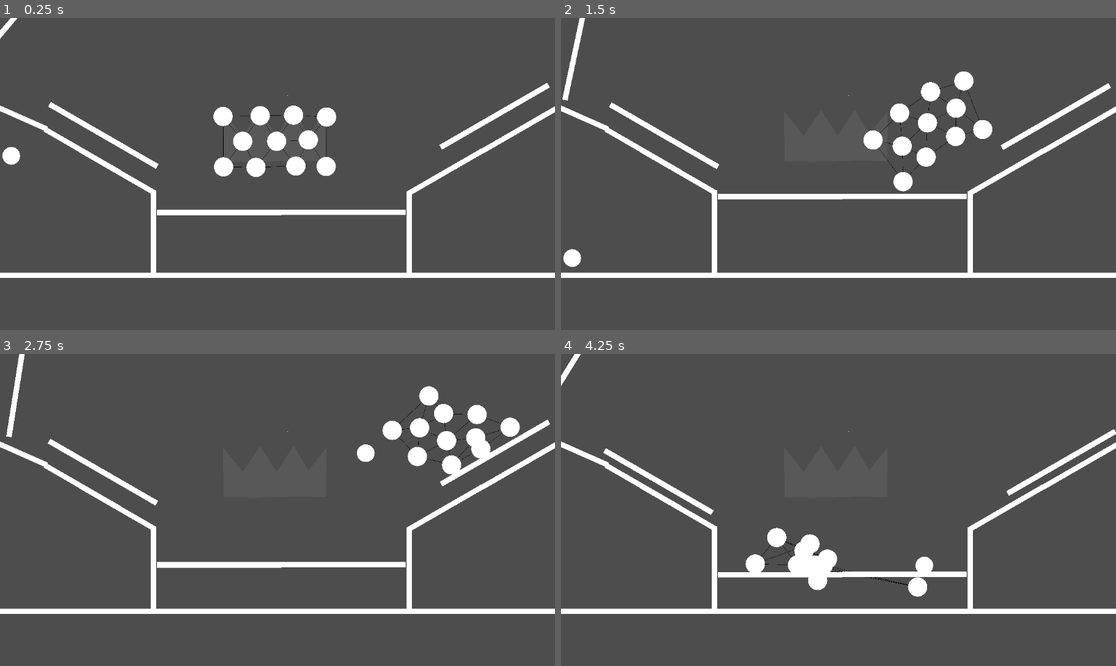
Above: before the commit, frames 1-4 (two rows, left to right).
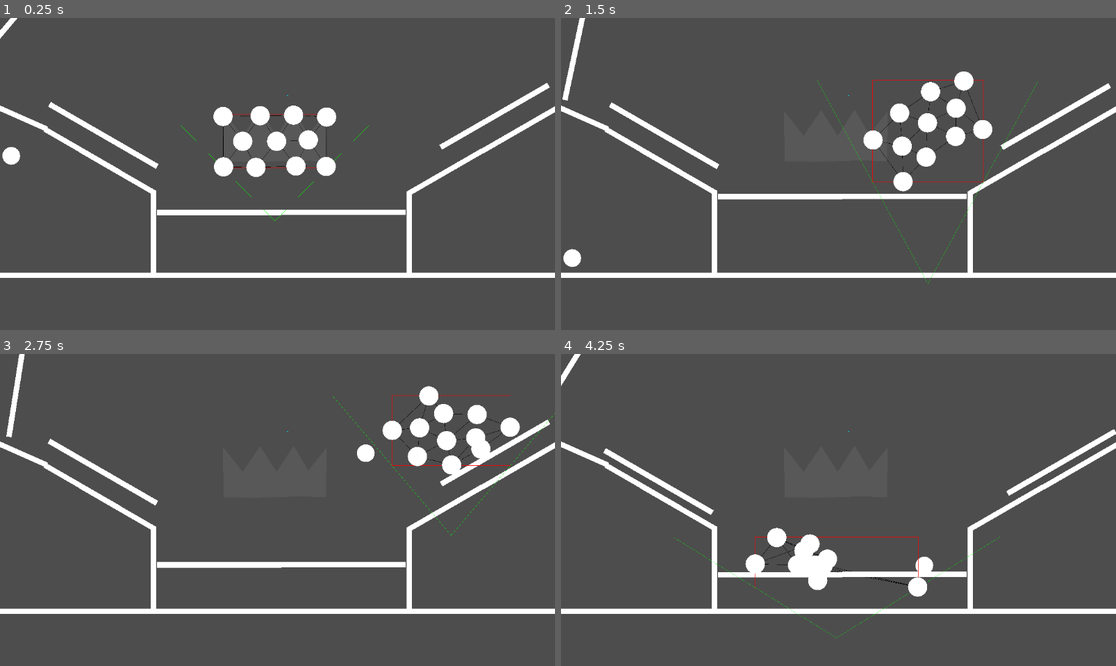
Above: after the commit, the same moments.

Repository: bustedwallstudios/Softbody
Game: Godot game, scene res://scenes/2dWorld.tscn
Two runs of this game, one before a commit and one after it. Both use one fixed random seed, a clock stepped at 60 frames per second and the inputs below.
Inputs (mouse positions are in pixels of both pictures, inside the frame that each line leads up to):
- Up to frame 1 (0.25 s): no input
- Up to frame 2 (1.5 s): tap Enter (enterKey) at 0.5 s; drag from (888, 136) to (894, 105) at 0.52 s; drag from (955, 120) to (810, 236) at 1.27 s
- Up to frame 3 (2.75 s): move the mouse to (366, 435) at 2.02 s; hold Right (ui_right) from 2.03 s (still down); tap 1 (smallBall) at 2.1 s; click (366, 435) at 2.17 s
- Up to frame 4 (4.25 s): release Right (ui_right) at 2.75 s; drag from (1038, 413) to (672, 463) at 2.77 s; drag from (1010, 357) to (866, 510) at 3.52 s

The runs differ from the first frame. In frame 1, 0.1% of the frame differs, in the area x 32-67%, y 30-66%; in frame 2, 0.3%, in the area x 46-86%, y 19-86%; in frame 3, 0.2%; in frame 4, 0.2%.

Commit message:
About to begin converting to Position Based Dynamics

Diff:
--- a/scenes/2dWorld.tscn
+++ b/scenes/2dWorld.tscn
@@ -316,4 +316,4 @@
 polygon = PackedVector2Array(405, 168, 400, 682, 86, 677, -328, 691, -665, 686, -670, 163, -466, 420, -285, 154, -114, 420, 62, 149, 215, 406)
 gravity = 2.0
 stiffness = 11.568
-displayBoundingBox = false
+drawBoundingShapes = true
--- a/scenes/PBDBody.tscn
+++ b/scenes/PBDBody.tscn
@@ -10,7 +10,6 @@
 script = ExtResource("1_8525b")
 physicsPointScene = ExtResource("2_7ib2i")
 physicsSpringScene = ExtResource("3_o1ckx")
-displayBoundingBox = true
 metadata/_edit_horizontal_guides_ = [50.0, -50.0]
 metadata/_edit_vertical_guides_ = [50.0, -50.0]
 
--- a/script/softbody/pbd/pbdBody.gd
+++ b/script/softbody/pbd/pbdBody.gd
@@ -22,14 +22,15 @@
 # Show the lines representing the spring constraints
 @export var showLines = true
 
-@export var displayBoundingBox:bool = false
-
-var allParticles:Array = []
+@export var drawBoundingShapes:bool = false
+
+var allParticles:Array = [] # The physicsbody particle nodes
+var allPoints:Array    = [] # The positions of those nodes
 
 var constraintsList:Array = []
 
 func _ready():
-	var triangulation = await delaunayTriangulation(self.polygon)
+	var triangulation = delaunayTriangulation(self.polygon)
 	var edges         = getAllEdgesFrom(triangulation)
 	var points        = self.polygon
 
@@ -37,12 +38,10 @@
 		var physicsPoint = physicsPointScene.instantiate()
 
 		physicsPoint.gravity_scale = gravity
-
 
 		# Scale the point size and marker size appropriately
 		physicsPoint.get_node("Hitbox").shape.radius = pointRadius
 		physicsPoint.get_node("Marker").scale = Vector2(pointRadius/10, pointRadius/10) # /10 because it is already 10 pixels across
-
 
 		physicsPoint.position = pos
 
@@ -57,52 +56,22 @@
 		var p2 = getParticleNodeAt(edge[1])
 		createSpring(p1, p2)
 
-	if not displayBoundingBox:
+	if not drawBoundingShapes:
 		$BoundingBoxLine.clear_points()
 		$BoundingBoxLine.hide()
 
 		$SuperTriangleLine.clear_points()
 		$SuperTriangleLine.hide()
 
-func addPointExceptions():
-	for point in allParticles:
-		for point2 in allParticles:
-			point.add_collision_exception_with(point2)
-
-func getParticleNodeAt(pos:Vector2):
-	for pointNode in allParticles:
-		if pointNode.position == pos:
-			return pointNode
-
-	print("ERROR: Could not find point node at position ", pos)
-	return null
-
-func createSpring(pA, pB):
-
-	# Create a new spring and add it as a child
-	var spring = physicsSpringScene.instantiate()
-
-	# Connect the spring to this node and the target node, so that it keeps them apart.
-	spring.PointA = pA.get_path()
-	spring.PointB = pB.get_path()
-
-	var thisSpringLength = (pA.position - pB.position).length()
-
-	# Set the physical properties of the spring
-	spring.restLength         = thisSpringLength
-	spring.originalRestLength = thisSpringLength
-	spring.stiffness          = stiffness
-	spring.dampingFactor      = stiffness
-	spring.plasticity         = plasticity
-	spring.memory             = memory
-
-	# This will not display the lines connecting the points where the springs are.
-	spring.hideLine = !showLines
-
-	add_child(spring)
-
-#func _physics_process(Δt):
-#
+func _physics_process(Δt):
+	# Display the bounding box and triangle
+	if drawBoundingShapes:
+		allPoints = []
+		for i in allParticles:
+			allPoints.append(i.position)
+		var box = getBoundingBox(allPoints)
+		var tri = getSuperTriangle(box)
+
 #	var Δts = Δt/substeps
 #
 #	# Calculate for each substep
@@ -115,6 +84,43 @@
 #
 #		for
 
+func addPointExceptions():
+	for point in allParticles:
+		for point2 in allParticles:
+			point.add_collision_exception_with(point2)
+
+func getParticleNodeAt(pos:Vector2):
+	for pointNode in allParticles:
+		if pointNode.position == pos:
+			return pointNode
+
+	print("ERROR: Could not find point node at position ", pos)
+	return null
+
+func createSpring(pA, pB):
+
+	# Create a new spring and add it as a child
+	var spring = physicsSpringScene.instantiate()
+
+	# Connect the spring to this node and the target node, so that it keeps them apart.
+	spring.PointA = pA.get_path()
+	spring.PointB = pB.get_path()
+
+	var thisSpringLength = (pA.position - pB.position).length()
+
+	# Set the physical properties of the spring
+	spring.restLength         = thisSpringLength
+	spring.originalRestLength = thisSpringLength
+	spring.stiffness          = stiffness
+	spring.dampingFactor      = stiffness
+	spring.plasticity         = plasticity
+	spring.memory             = memory
+
+	# This will not display the lines connecting the points where the springs are.
+	spring.hideLine = !showLines
+
+	add_child(spring)
+
 func delaunayTriangulation(points:PackedVector2Array) -> Array:
 	# The list of current triangles that are inside the polygon. Starts at zero,
 	# and triangles are added and removed over the course of this algorithm.
@@ -373,7 +379,7 @@
 
 	var boundingBox:Rect2 = Rect2(minX, minY, w, h)
 
-	if displayBoundingBox: showBoundingBox(boundingBox)
+	if drawBoundingShapes: drawBoundingBox(boundingBox)
 
 	#print("Area of bounding box: ", w*h)
 
@@ -389,7 +395,7 @@
 
 	var superTriangle:Array = [p1, p2, p3]
 
-	if displayBoundingBox: showSuperTriangle(superTriangle)
+	if drawBoundingShapes: drawSuperTriangle(superTriangle)
 
 	#print("Area of super triangle: ", calculateTriangleArea(p1, p2, p3))
 
@@ -410,7 +416,7 @@
 
 	return (b.x - a.x) * (c.y - a.y) - (c.x - a.x) * (b.y - a.y) > 0
 
-func showBoundingBox(box:Rect2):
+func drawBoundingBox(box:Rect2):
 	$BoundingBoxLine.clear_points()
 
 	$BoundingBoxLine.add_point(box.position)
@@ -419,7 +425,7 @@
 	$BoundingBoxLine.add_point(box.position + Vector2(0, box.size.y))
 	$BoundingBoxLine.add_point(box.position)
 
-func showSuperTriangle(tri:Array):
+func drawSuperTriangle(tri:Array):
 	$SuperTriangleLine.clear_points()
 
 	$SuperTriangleLine.add_point(tri[0])
